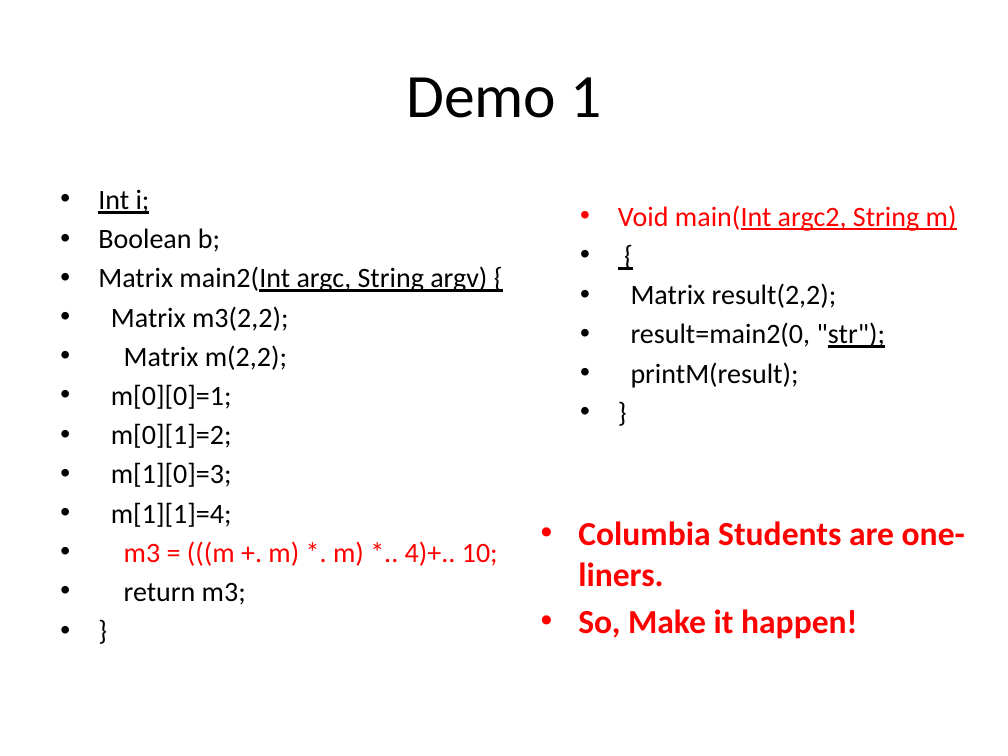
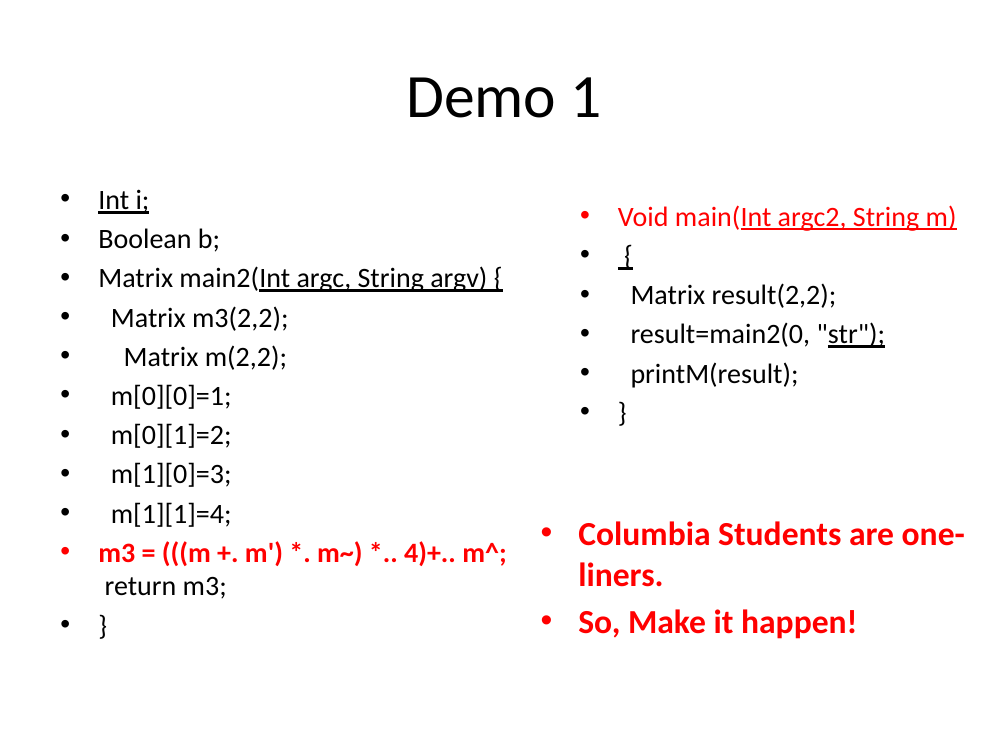
Before and after one commit to liufei11111/w4115PLT, a slide deck: slide 3 of src/project/demo/PLTFinalPresentation.pptx. Drawn at 1008x756 pixels with LibreOffice and Linux fonts; fonts in the diff are those of the drawing. Boxes give left, top, right and bottom in pixels: in the first picture for what was removed or moved away, otherwise in the second. Text is boxed around its words. In the diff, an @@ line names an element or a change of style, - is before the commit and + after.

Commit message:
update demo 1 with three unitary operation and the ppt and javagen

```diff
--- a/src/project/demo/PLTFinalPresentation.pptx
+++ b/src/project/demo/PLTFinalPresentation.pptx
@@ text at [98, 541, 506, 599]: text changed; bold on @@
-• m3 = (((m +. m) *. m) *.. 4)+.. 10;
-• return m3;
+• m3 = (((m +. m') *. m~) *.. 4)+.. m^; return m3;
```
Also in this commit, not shown: 1 slide added, 3 other files.
